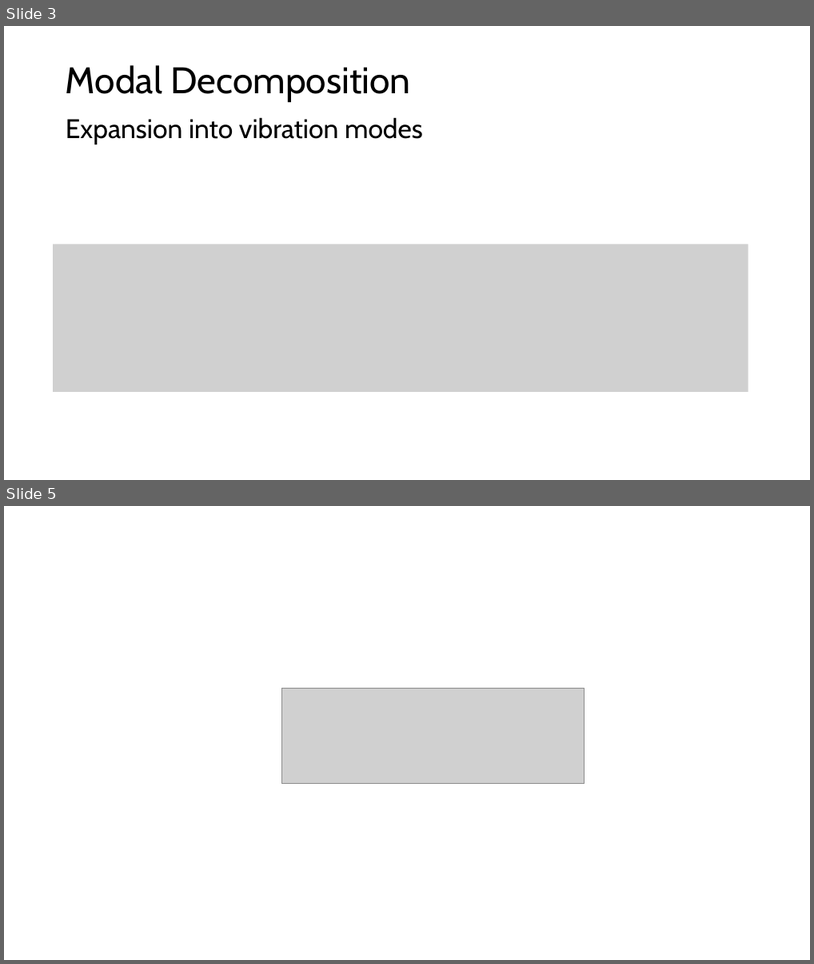
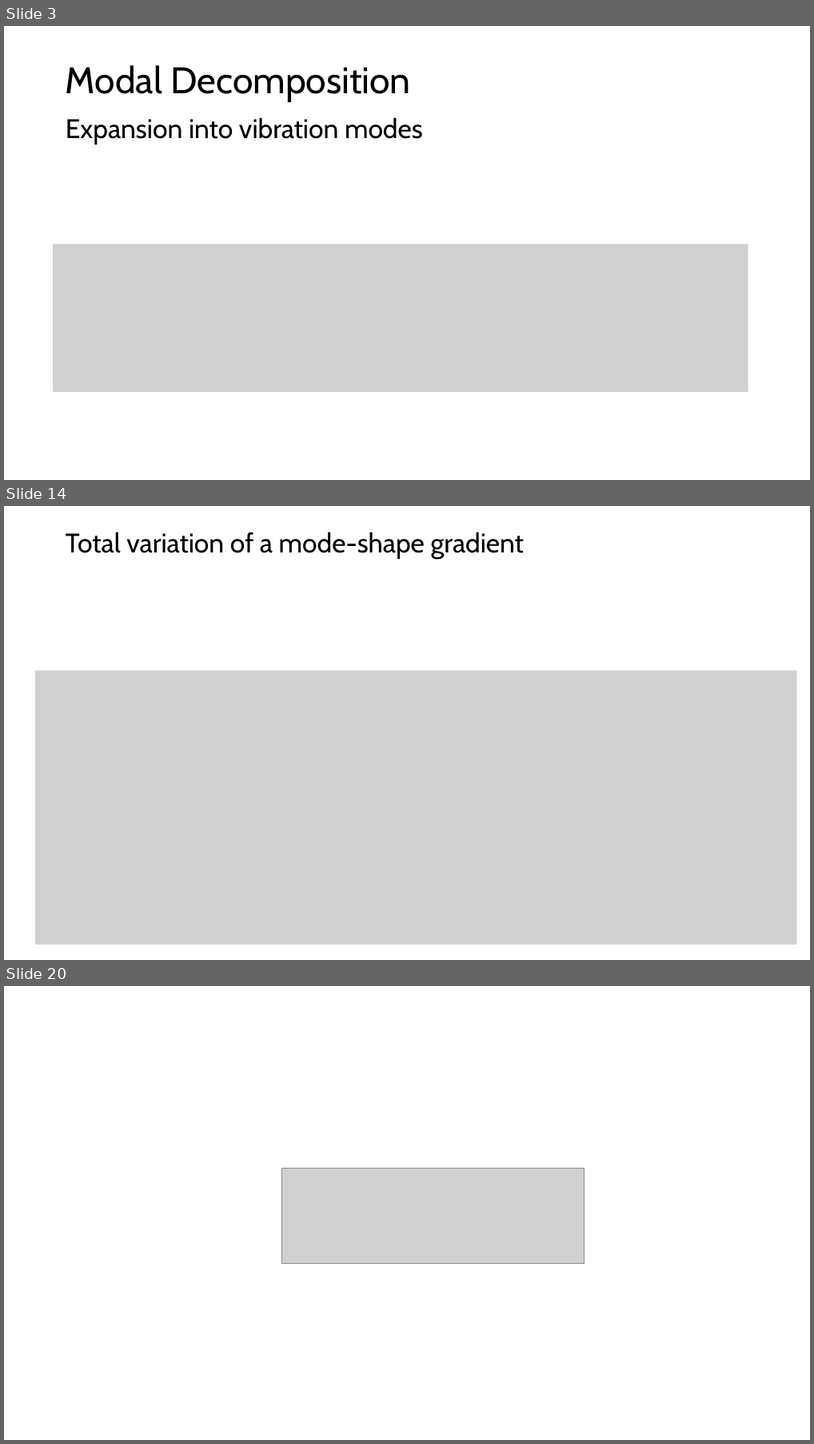
Before and after one commit to shohame/CVPR-2026, a slide deck: Docs/Hearing the Room Through the Shape of the Drum.pptx. Shown one above the other, each under a label of ours: slides 3 and 5 before the commit, slides 3, 14 and 20 after it; the slides between them are not shown. The pictures are 814x964 and 814x1444 pixels, drawn with LibreOffice and Linux fonts; fonts in the diff are those of the drawing; grey boxes stand for pictures. Boxes give left, top, right and bottom in pixels: in the first picture for what was removed or moved away, otherwise in the second. Text is boxed around its words. In the diff, an @@ line names an element or a change of style, - is before the commit and + after.

```diff
--- a/Docs/Hearing the Room Through the Shape of the Drum.pptx
+++ b/Docs/Hearing the Room Through the Shape of the Drum.pptx
@@ slide 14 added at bbox=[4, 506, 810, 960], background #FFFFFF @@
@@ title added at bbox=[66, 532, 524, 560], 32 pt, text #000000 @@
+Total variation of a mode-shape gradient
@@ picture added at bbox=[35, 671, 798, 944] @@
@@ what was slide 5 is now slide 20 @@
```
Also in this commit, not shown: 14 other slides added, 9 other files.
